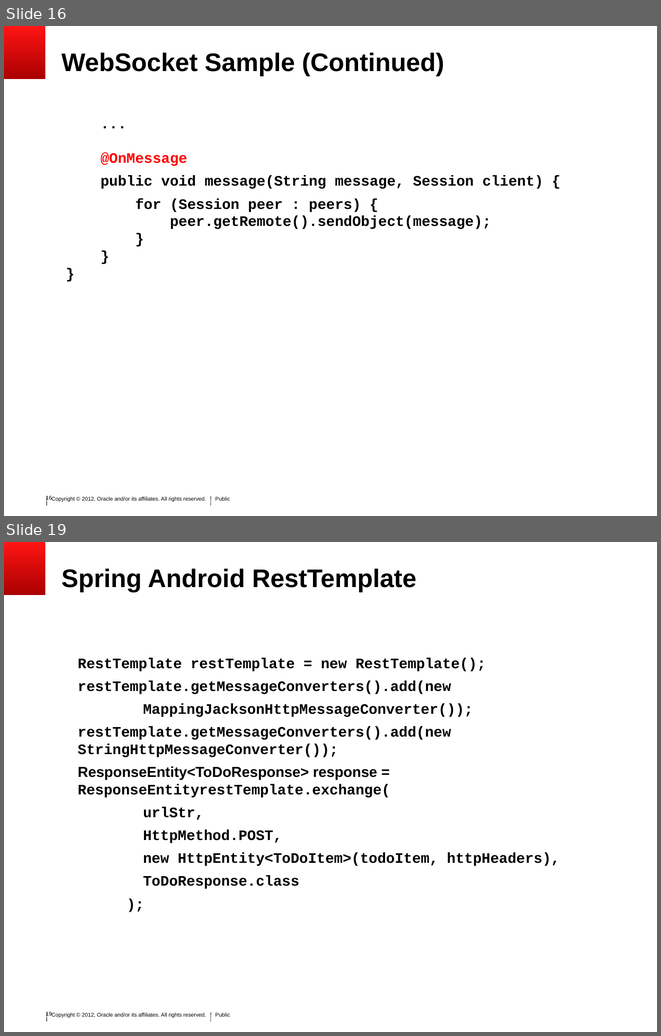
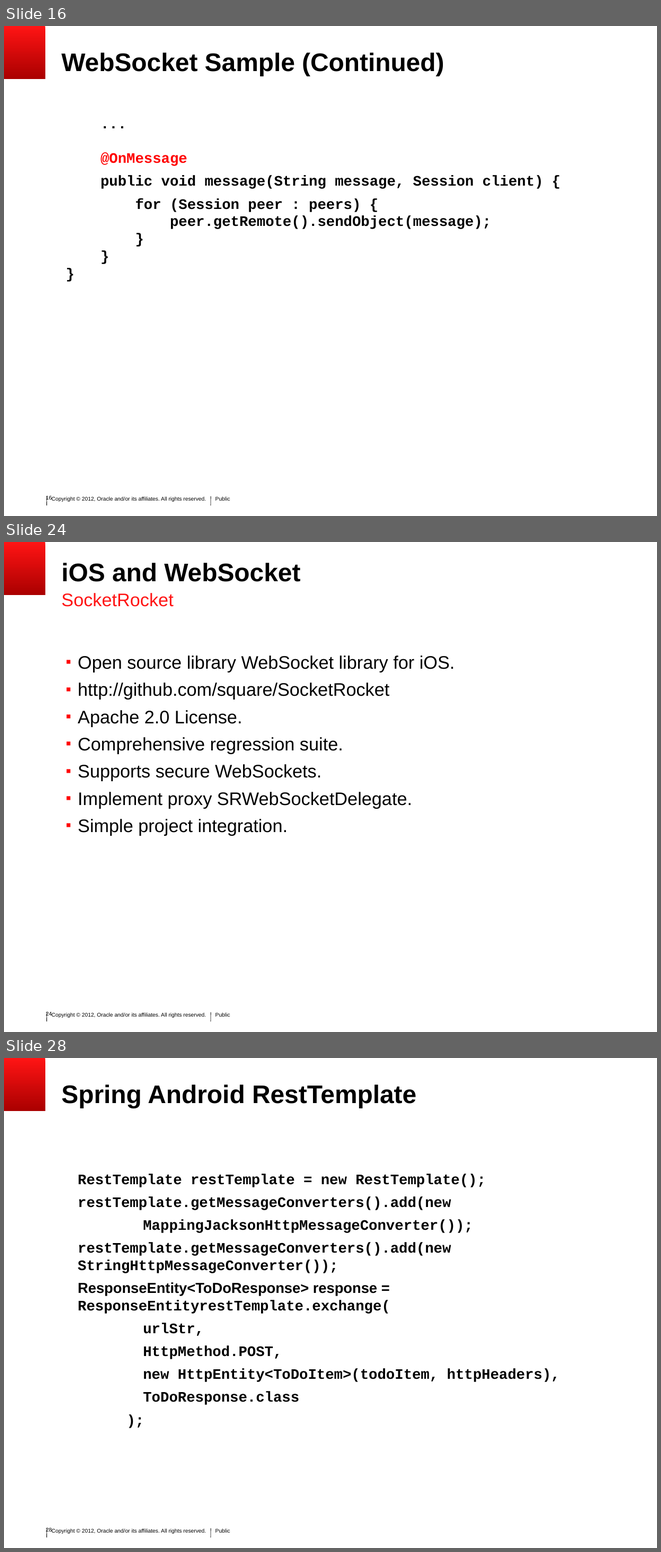
Before and after one commit to SoryBalde/javaee-mobile, a slide deck: javaee_mobile.ppt. Shown one above the other, each under a label of ours: slides 16 and 19 before the commit, slides 16, 24 and 28 after it; the slides between them are not shown. The pictures are 661x1036 and 661x1552 pixels, drawn with LibreOffice and Linux fonts; fonts in the diff are those of the drawing; background and template pictures are left out. Boxes give left, top, right and bottom in pixels: in the first picture for what was removed or moved away, otherwise in the second. Text is boxed around its words. In the diff, an @@ line names an element or a change of style, - is before the commit and + after.

```diff
--- a/javaee_mobile.ppt
+++ b/javaee_mobile.ppt
@@ slide 24 added at bbox=[4, 542, 657, 1032], background #FFFFFF; not listed: 6 template elements that a slide beside it also shows @@
@@ title added at bbox=[61, 563, 300, 582], 28 pt, text #000000, bold @@
+iOS and WebSocket
@@ text added at bbox=[61, 593, 173, 607], 20 pt, text #FF1414 @@
+SocketRocket
@@ text added at bbox=[78, 655, 455, 836], 20 pt, text #000000 @@
+▪ Open source library WebSocket library for iOS.
+▪ http://github.com/square/SocketRocket
+▪ Apache 2.0 License.
+▪ Comprehensive regression suite.
+▪ Supports secure WebSockets.
+▪ Implement proxy SRWebSocketDelegate.
+▪ Simple project integration.
@@ what was slide 19 is now slide 28 @@
@@ page number at bbox=[46, 1528, 52, 1532]: text changed @@
-19
+28
```
Also in this commit, not shown: 11 other slides added, 2 slides removed.
